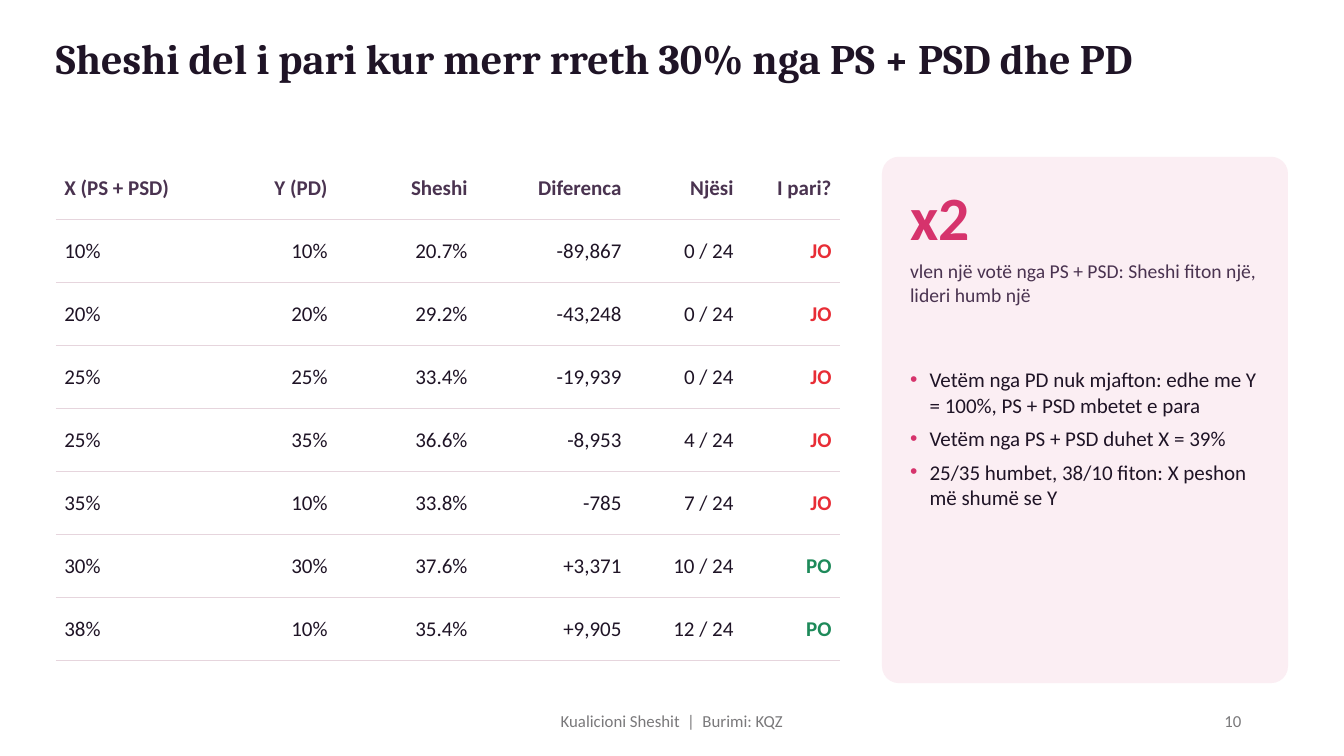
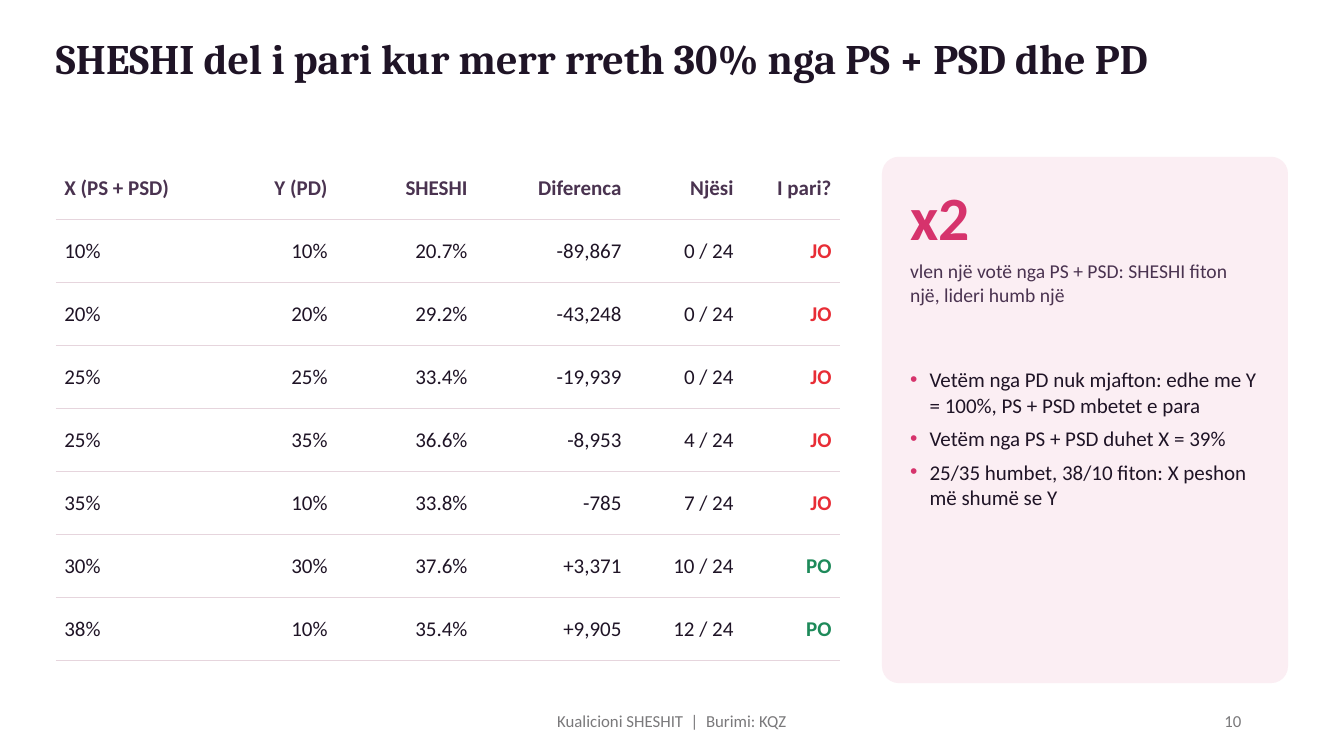
Before and after one commit to edibi/zgjedhjet-shqiperi, a slide deck: slide 10 of powerbi/prezantimi/kualicioni-sheshit-insights.pptx. Drawn at 1344x756 pixels with LibreOffice and Linux fonts; fonts in the diff are those of the drawing. Boxes give left, top, right and bottom in pixels: in the first picture for what was removed or moved away, otherwise in the second. Text is boxed around its words. In the diff, an @@ line names an element or a change of style, - is before the commit and + after.

```diff
--- a/powerbi/prezantimi/kualicioni-sheshit-insights.pptx
+++ b/powerbi/prezantimi/kualicioni-sheshit-insights.pptx
@@ title at [56,44,1148,84]: text changed @@
-Sheshi del i pari kur merr rreth 30% nga PS + PSD dhe PD
+SHESHI del i pari kur merr rreth 30% nga PS + PSD dhe PD
@@ table at [56,157,841,661] @@
-row 1, column 3: Sheshi
+row 1, column 3: SHESHI
@@ text at [910,264,1227,306]: text changed @@
-vlen një votë nga PS + PSD: Sheshi fiton një, lideri humb një
+vlen një votë nga PS + PSD: SHESHI fiton një, lideri humb një
@@ text at [557,715,786,729]: text changed @@
-Kualicioni Sheshit | Burimi: KQZ
+Kualicioni SHESHIT | Burimi: KQZ
```
Also in this commit, not shown: 13 other slides changed, 37 other files.
